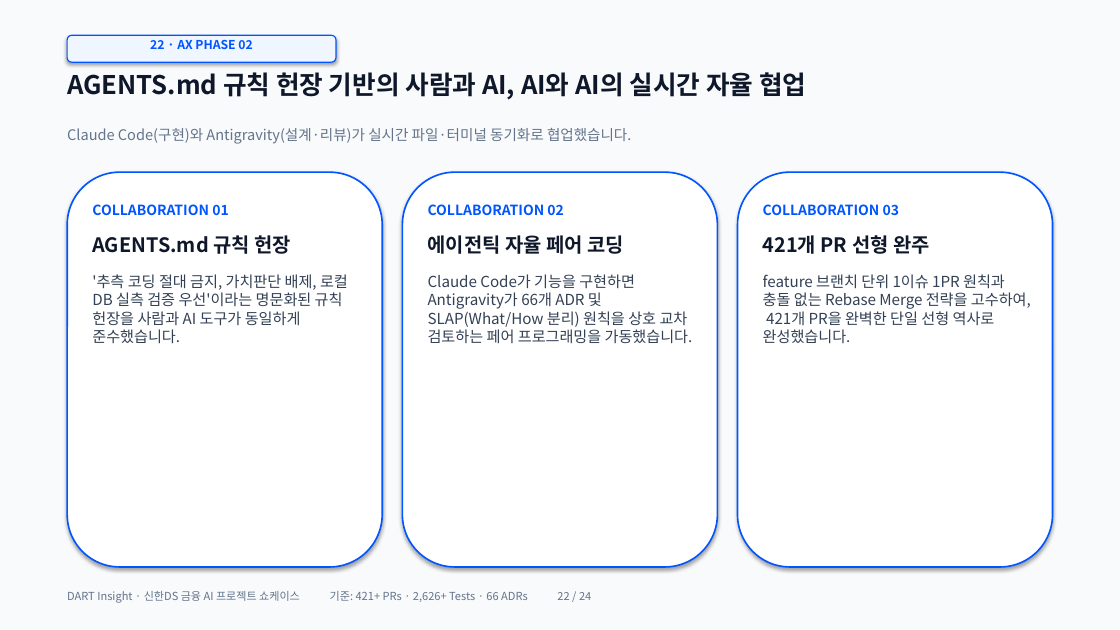
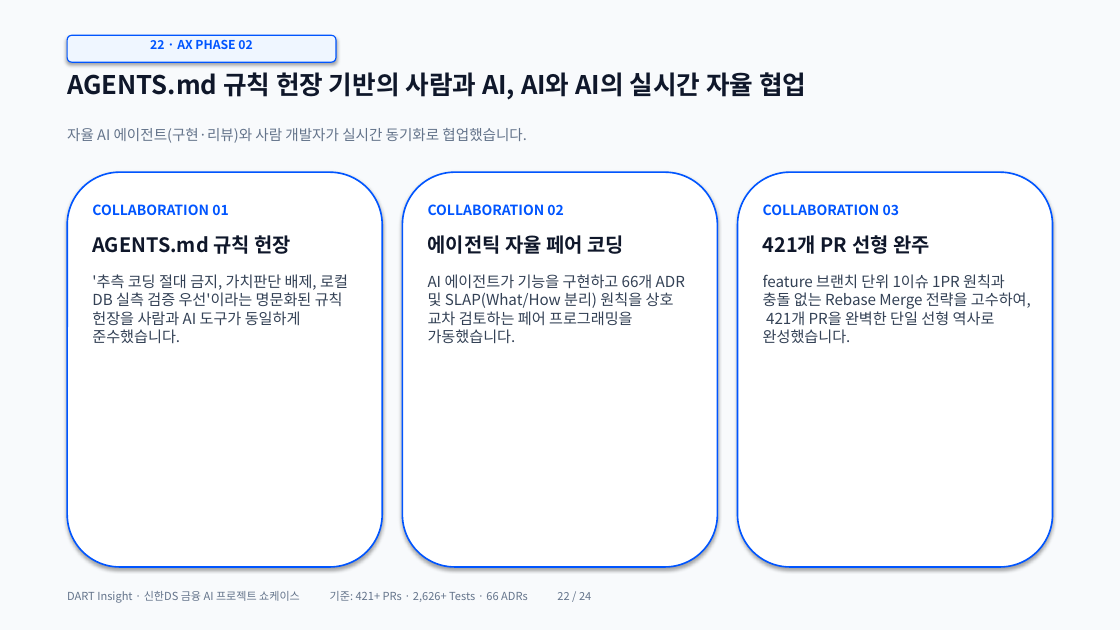
Before and after one commit to ShinhanDSProject/dart-insight, a slide deck: slide 22 of docs/DART_Insight_Presentation.pptx. Drawn at 1120x630 pixels with LibreOffice and Linux fonts; fonts in the diff are those of the drawing. Boxes give left, top, right and bottom in pixels: in the first picture for what was removed or moved away, otherwise in the second. Text is boxed around its words. In the diff, an @@ line names an element or a change of style, - is before the commit and + after.

Commit message:
refactor: three-weeks.html 및 발표 자료 내 Claude 표기를 범용 LLM 및 자율 AI 에이전트로 일반화

```diff
--- a/docs/DART_Insight_Presentation.pptx
+++ b/docs/DART_Insight_Presentation.pptx
@@ text at [67, 128, 527, 143]: text changed @@
-Claude Code(구현)와 Antigravity(설계·리뷰)가 실시간 파일·터미널 동기화로 협업했습니다.
+자율 AI 에이전트(구현·리뷰)와 사람 개발자가 실시간 동기화로 협업했습니다.
@@ text at [428, 274, 685, 343]: text changed @@
-Claude Code가 기능을 구현하면 Antigravity가 66개 ADR 및 SLAP(What/How 분리) 원칙을 상호 교차 검토하는 페어 프로그래밍을 가동했습니다.
+AI 에이전트가 기능을 구현하고 66개 ADR 및 SLAP(What/How 분리) 원칙을 상호 교차 검토하는 페어 프로그래밍을 가동했습니다.
```
Also in this commit, not shown: 3 other slides changed, 4 other files.
